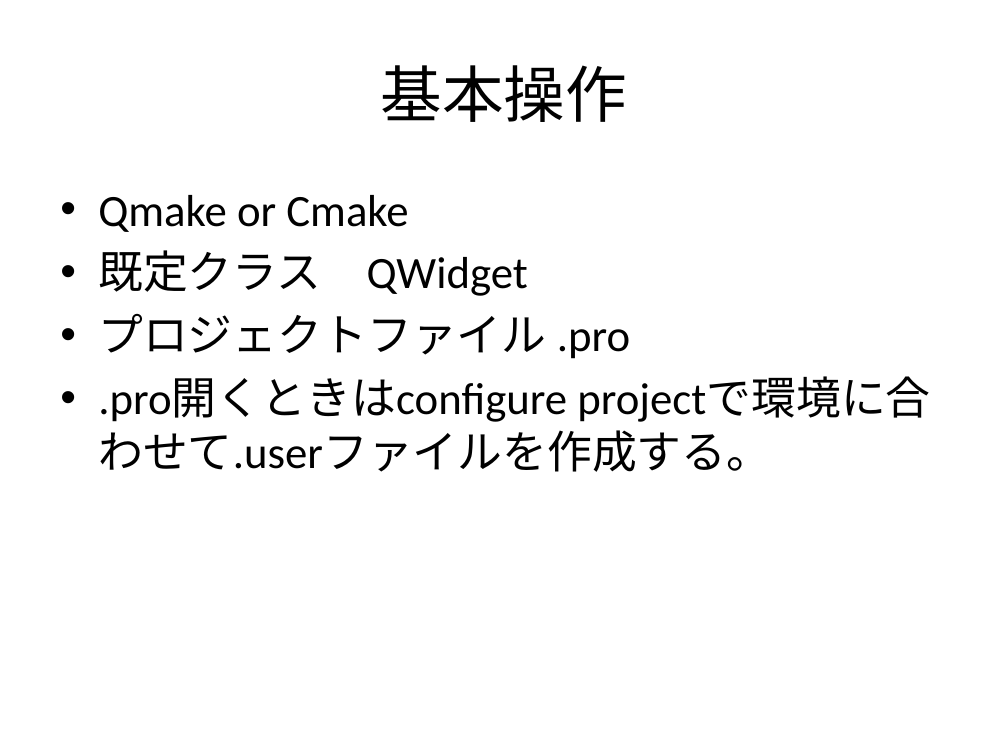
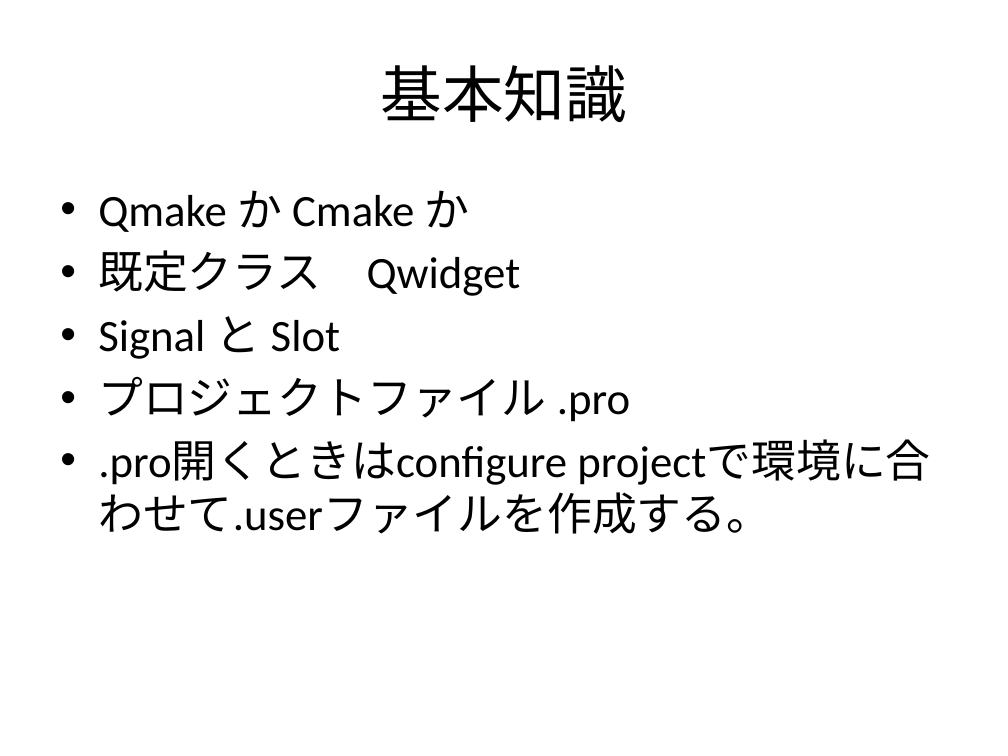
Before and after one commit to misaki-s/qt-widget-sample-app, a slide deck: slide 6 of QTのチュートリアル.pptx. Drawn at 1008x756 pixels with LibreOffice and Linux fonts; fonts in the diff are those of the drawing. Boxes give left, top, right and bottom in pixels: in the first picture for what was removed or moved away, otherwise in the second. Text is boxed around its words. In the diff, an @@ line names an element or a change of style, - is before the commit and + after.

```diff
--- a/QTのチュートリアル.pptx
+++ b/QTのチュートリアル.pptx
@@ title at <box>381,65,627,122</box>: text changed @@
-基本操作
+基本知識
@@ text at <box>98,190,521,359</box>: text changed @@
-• Qmake or Cmake
-• 既定クラス QWidget
+• Qmake か Cmake か
+• 既定クラス Qwidget
+• Signal と Slot
```
Also in this commit, not shown: 2 other slides changed.
